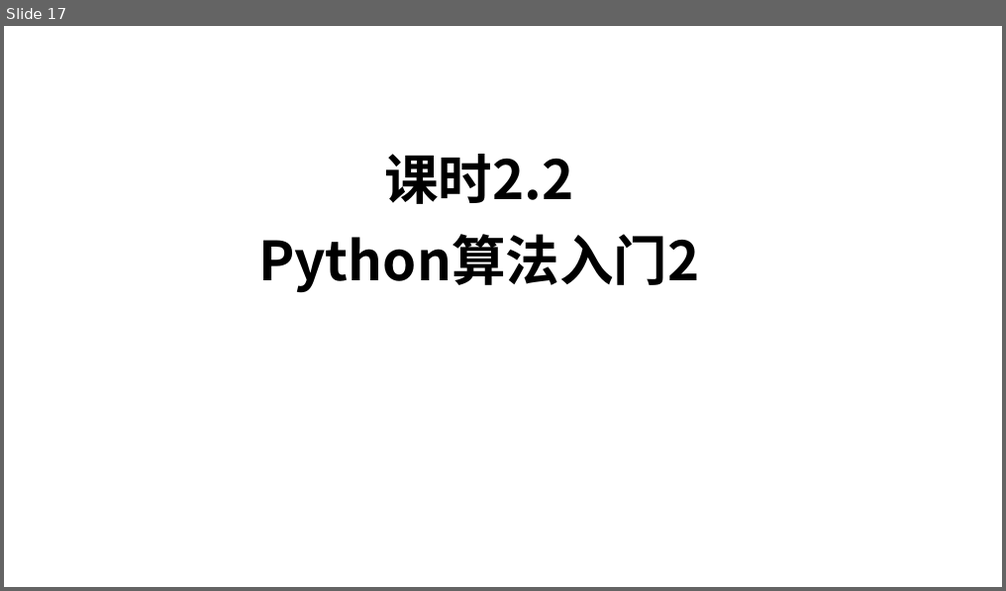
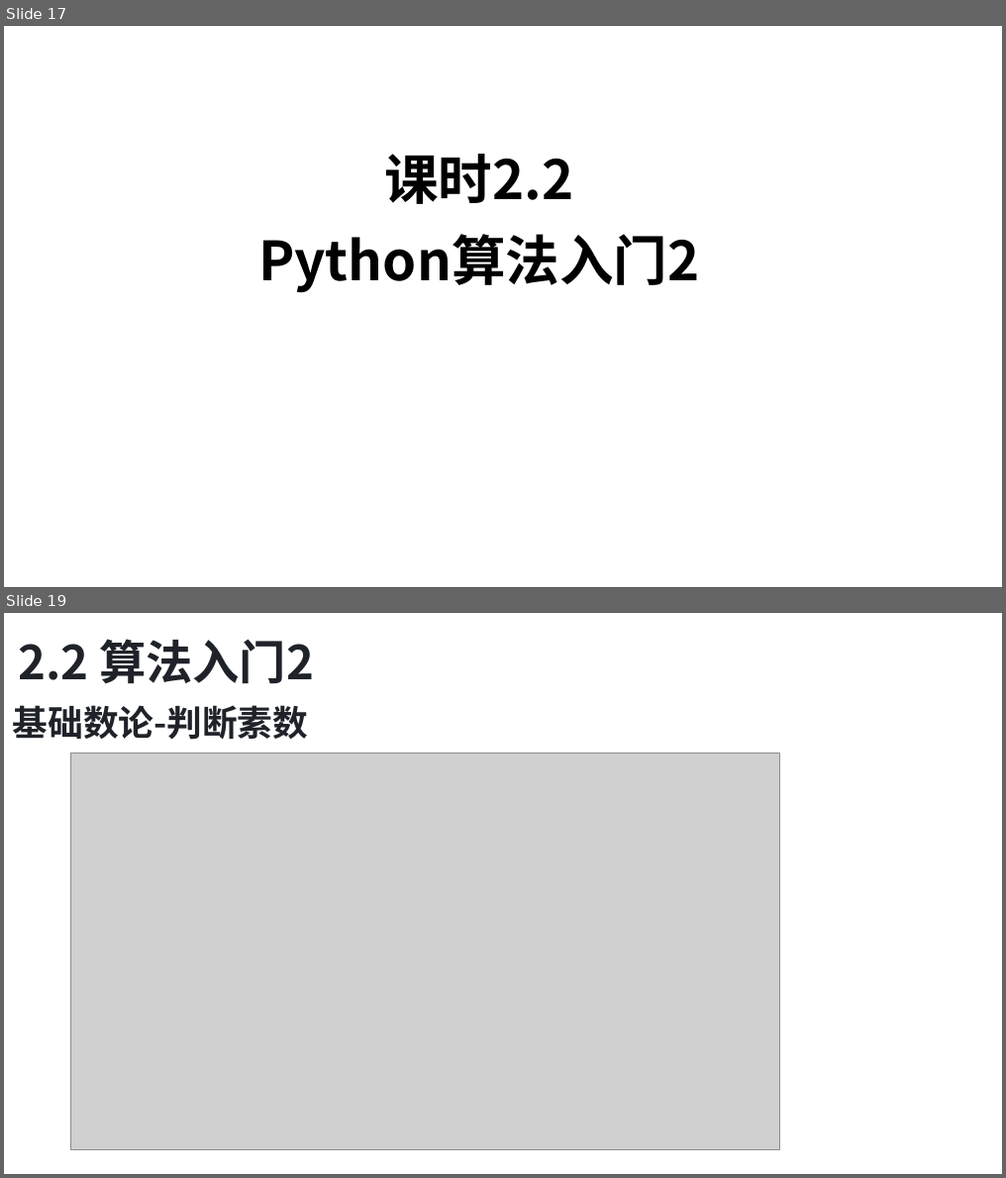
Before and after one commit to TsingPig/CodeRepo, a slide deck: Algorithm/_____保研岛____Python蓝桥杯/课件/Python 课时2.pptx. Shown one above the other, each under a label of ours: slide 17 before the commit, slides 17 and 19 after it; the slides between them are not shown. The pictures are 1006x591 and 1006x1178 pixels, drawn with LibreOffice and Linux fonts; fonts in the diff are those of the drawing; grey boxes stand for pictures. Boxes give left, top, right and bottom in pixels: in the first picture for what was removed or moved away, otherwise in the second. Text is boxed around its words. In the diff, an @@ line names an element or a change of style, - is before the commit and + after.

```diff
--- a/Algorithm/_____保研岛____Python蓝桥杯/课件/Python 课时2.pptx
+++ b/Algorithm/_____保研岛____Python蓝桥杯/课件/Python 课时2.pptx
@@ slide 19 added at [4,613,1002,1174], background #FFFFFF @@
@@ text added at [18,639,314,684], 45 pt, text #1F2329, bold @@
+2.2 算法入门2
@@ text added at [13,705,308,740], 34 pt, text #1F2329, bold @@
+基础数论-判断素数
@@ picture added at [70,753,780,1151] @@
```
Also in this commit, not shown: 1 other slide added, 9 other files.
